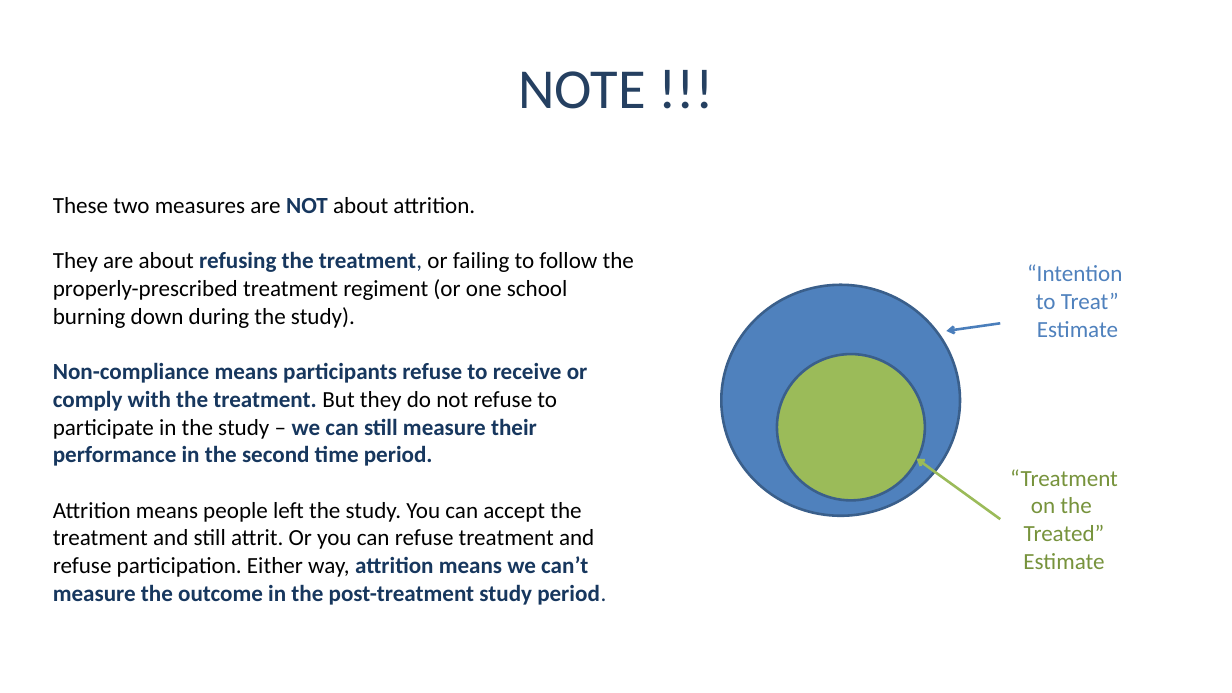
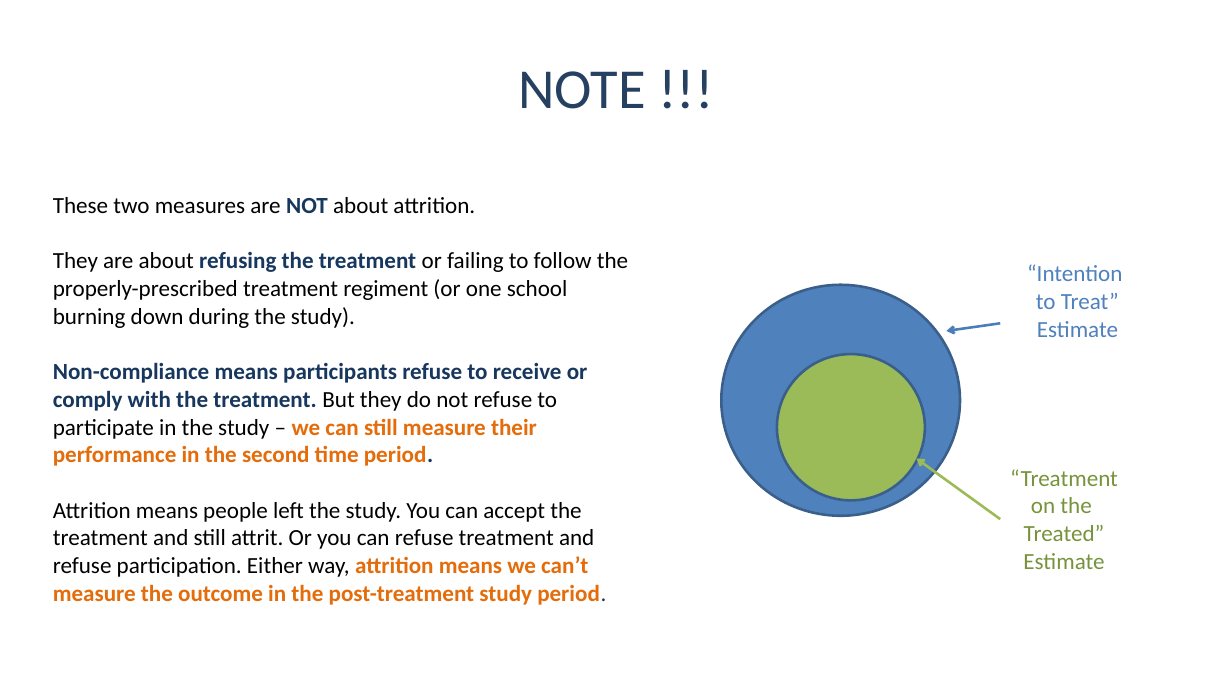
Before and after one commit to DS4PS/cpp-524-sum-2021, a slide deck: slide 62 of lectures/p-02-tests-for-cf-validity.pptx (slide 58 before the commit). Drawn at 1232x693 pixels with LibreOffice and Linux fonts; fonts in the diff are those of the drawing. Boxes give left, top, right and bottom in pixels: in the first picture for what was removed or moved away, otherwise in the second. Text is boxed around its words. In the diff, an @@ line names an element or a change of style, - is before the commit and + after.

Commit message:
update lectures

```diff
--- a/lectures/p-02-tests-for-cf-validity.pptx
+++ b/lectures/p-02-tests-for-cf-validity.pptx
@@ text at box(53, 251, 628, 328): text changed @@
-They are about refusing the treatment, or failing to follow the properly-prescribed treatment regiment (or one school burning down during the study).
+They are about refusing the treatment or failing to follow the properly-prescribed treatment regiment (or one school burning down during the study).
@@ text at box(53, 362, 606, 605): text colour #17375E to #E46C0A in "we can still measure their performance in ...", "attrition means we can’t measure the outcome ..." @@
```
Also in this commit, not shown: 8 other slides changed, 4 slides added, 1 other file.
